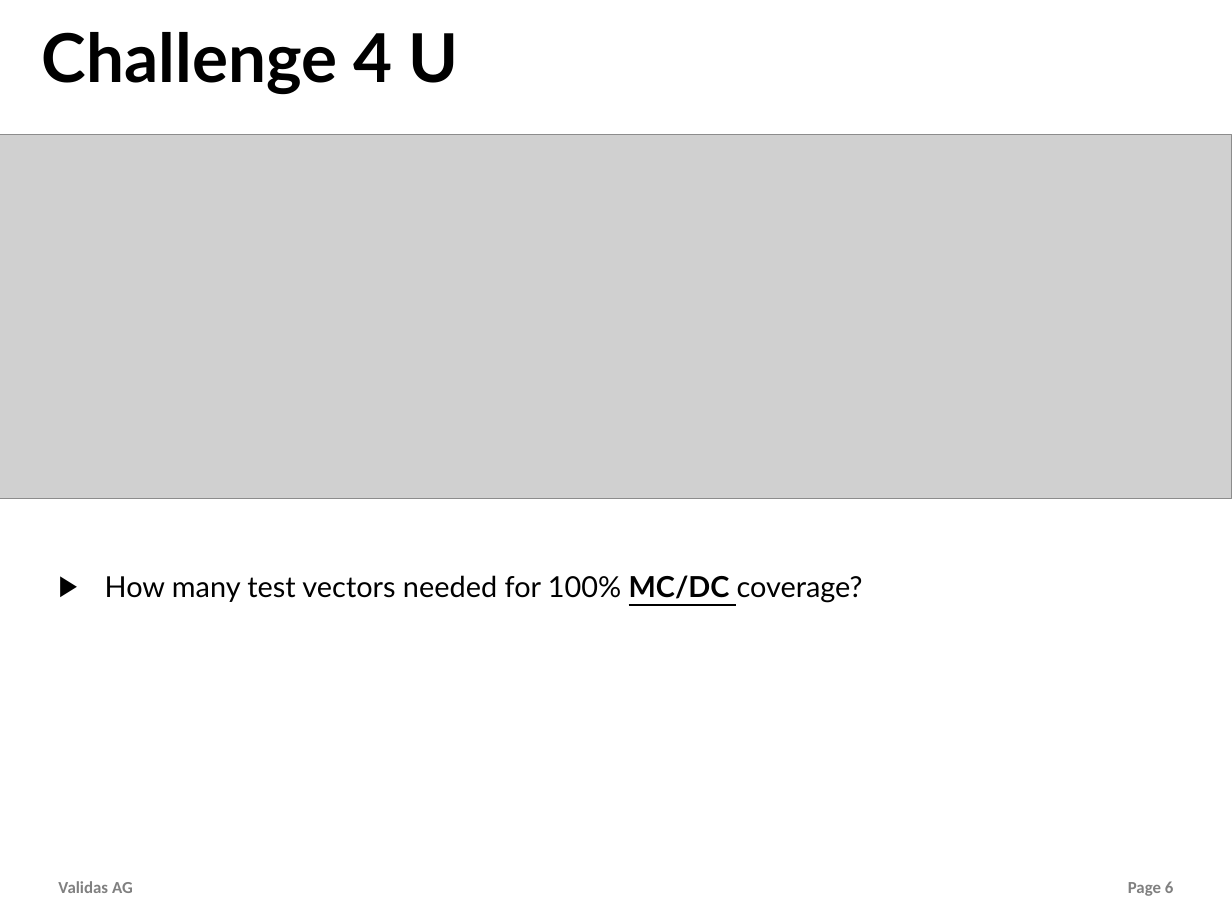
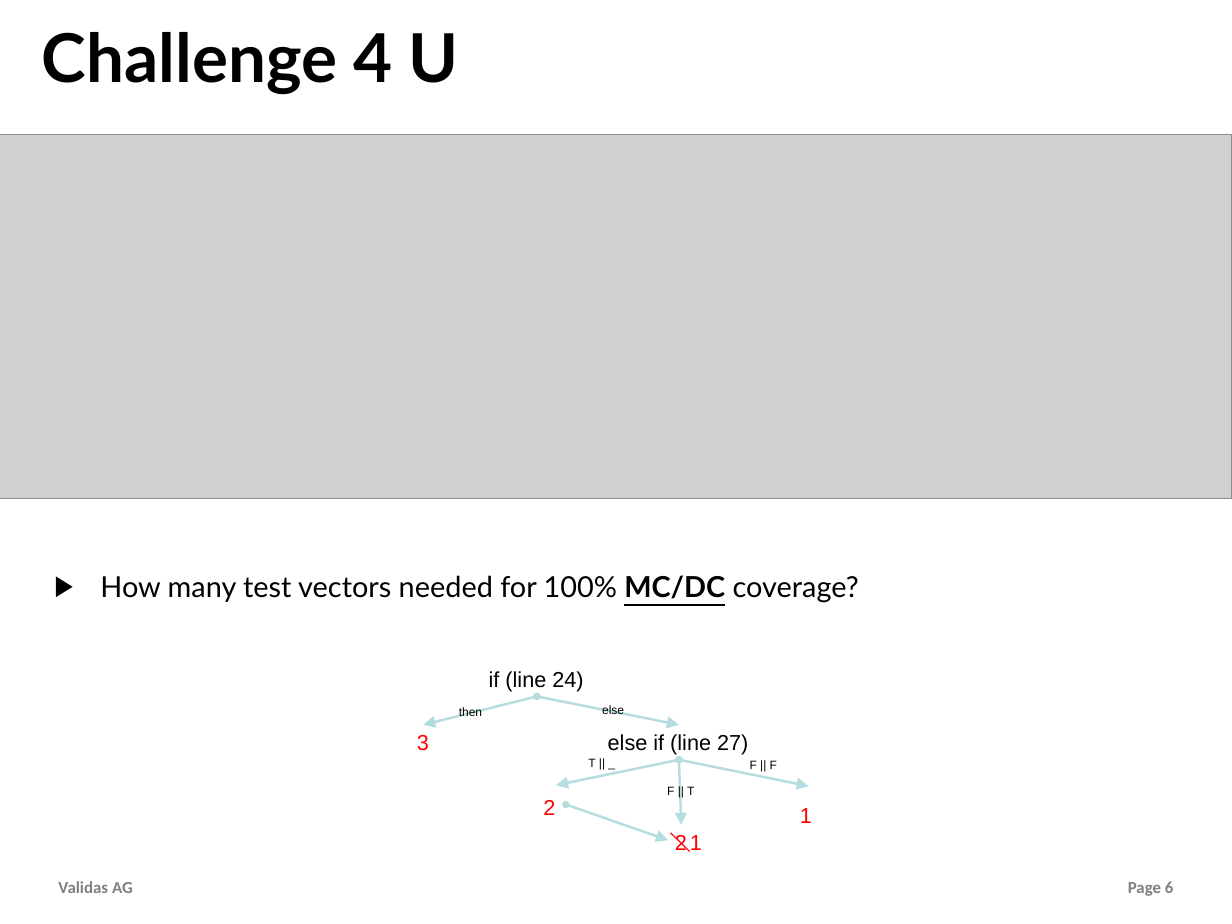
Before and after one commit to theoremprover/tvg, a slide deck: slide 6 of Vortraege/tvg.pptx. Drawn at 1232x924 pixels with LibreOffice and Linux fonts; fonts in the diff are those of the drawing; grey boxes stand for pictures; background and template pictures are left out. Boxes give left, top, right and bottom in pixels: in the first picture for what was removed or moved away, otherwise in the second. Text is boxed around its words. In the diff, an @@ line names an element or a change of style, - is before the commit and + after.

```diff
--- a/Vortraege/tvg.pptx
+++ b/Vortraege/tvg.pptx
@@ text "How many test vectors needed ...": place and size @@
-text "How many test vectors needed ..." at [105, 575, 863, 603]
+text "How many test vectors needed ..." at [100, 575, 859, 603]
@@ text added at [489, 671, 583, 692], 18 pt, text #000000 @@
+if (line 24)
@@ double arrow added from (537, 697) to (424, 725), #B6DCDF 2 pt @@
@@ text added at [459, 707, 482, 717], 10 pt, text #000000 @@
+then
@@ double arrow added from (537, 697) to (679, 725), #B6DCDF 2 pt @@
@@ text added at [602, 705, 624, 715], 10 pt, text #000000 @@
+else
@@ text added at [417, 735, 429, 751], 18 pt, text #FF0000 @@
+3
@@ text added at [608, 734, 748, 755], 18 pt, text #000000 @@
+else if (line 27)
@@ double arrow added from (679, 760) to (556, 785), #B6DCDF 2 pt @@
@@ text added at [588, 758, 595, 767], 10 pt, text #000000 @@
+T || _
@@ double arrow added from (679, 760) to (809, 786), #B6DCDF 2 pt @@
@@ double arrow added from (679, 760) to (681, 825), #B6DCDF 2 pt @@
@@ text added at [750, 760, 777, 769], 10 pt, text #000000 @@
+F || F
@@ text added at [543, 800, 555, 815], 18 pt, text #FF0000 @@
+2
@@ double arrow added from (566, 805) to (668, 840), #B6DCDF 2 pt @@
@@ text added at [667, 786, 694, 795], 10 pt, text #000000 @@
+F || T
@@ text added at [800, 808, 812, 823], 18 pt, text #FF0000 @@
+1
@@ line added from (671, 833) to (690, 852), #FF0000 1 pt @@
@@ text added at [675, 835, 687, 850], 18 pt, text #FF0000 @@
+2
@@ text added at [690, 835, 702, 850], 18 pt, text #FF0000 @@
+1
```
Also in this commit, not shown: 2 other files.
